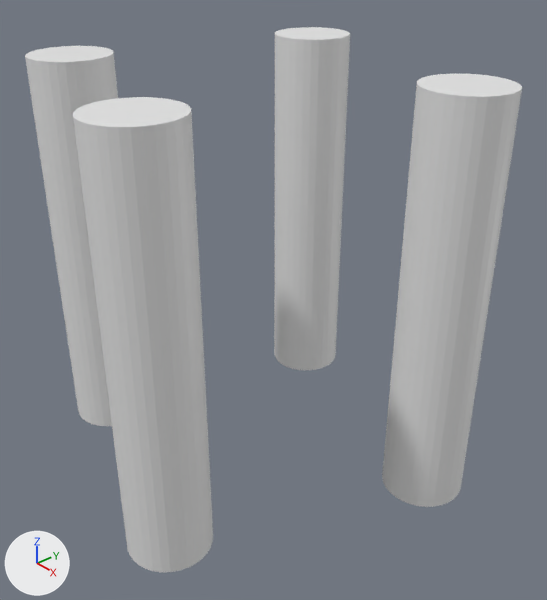
One commit to the Blender file Artwork/meshs/sugarcane.blend: the scene before it, then after it.
Before and after are seen from a 50 mm lens placed at (1.283, -1.059, 0.832), pointed at (0.046, 0.017, -0.051). Arrows for +X, +Y and +Z are at lower left; the lights stay in place.
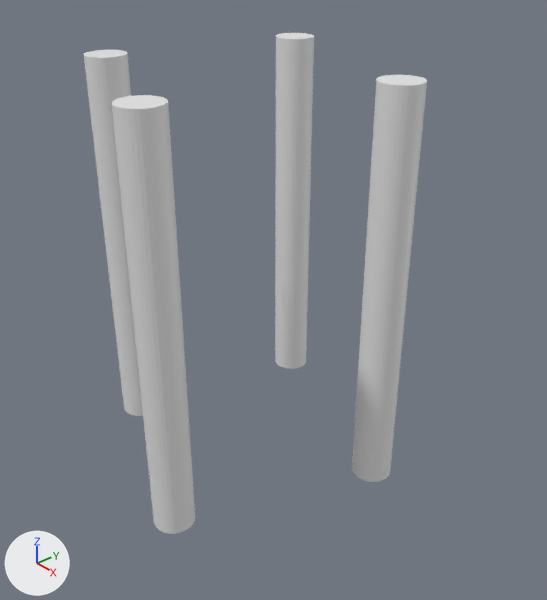
Commit message: Made the sugarcane thinner

Patch to the scene script:
```diff
--- a/Artwork/meshs/sugarcane.blend.py
+++ b/Artwork/meshs/sugarcane.blend.py
@@ me_cylinder_003 @@
 me_cylinder_003.from_pydata(...)  # 256 vertices, 136 faces; spans x -1.0..9.0, y -2.69..7.2, z -1.0..1.0
 # used by ob_cylinder_003; location = (-0.4, -0.22, 0.0); scale = (0.1, 0.1, 0.5)
+# me_cylinder_003 part 1: the loose piece of 64 vertices spanning x 7.0..9.0, y 3.33..5.33, z -1.0..1.0 is moved by (-4.2, 5.46, 0.0)
+# me_cylinder_003 part 2: the loose piece of 64 vertices spanning x 0.63..2.63, y 5.2..7.2, z -1.0..1.0 is moved by (-8.34, 7.44, 0.0)
+# me_cylinder_003 part 3: the loose piece of 64 vertices spanning x 4.46..6.46, y -2.69..-0.69, z -1.0..1.0 is moved by (-5.46, 1.69, 0.0)
+# me_cylinder_003 part 4: the loose piece of 64 vertices spanning x -1.0..1.0, y -1.0..1.0, z -1.0..1.0 is moved by (-8.85, 3.73, 0.0)
@@ ob_cylinder_003 @@
 ob_cylinder_003 = bpy.data.objects.new('Cylinder.003', me_cylinder_003)
-ob_cylinder_003.location = (-0.4, -0.22, 0.0)
-ob_cylinder_003.scale = (0.1, 0.1, 0.5)
+ob_cylinder_003.location = (0.098, -0.345, 0.0)
+ob_cylinder_003.scale = (0.05, 0.05, 0.5)
```

Location of each change, (x1, y1, x2, y2) in pixels of the pictures (547 x 600 px; the box of a moved part takes in the faces that stretch with it):
'Cylinder.003', reshaped, moved, rescaled (31% narrower, 8% shorter): before (25, 27, 522, 572); after (84, 33, 427, 534)
part 1 of me_cylinder_003, moved or reshaped: before (382, 74, 522, 507); after (352, 75, 427, 482)
part 2 of me_cylinder_003, moved or reshaped: before (274, 27, 350, 370); after (275, 33, 314, 369)
part 3 of me_cylinder_003, moved or reshaped: before (73, 97, 213, 572); after (112, 95, 195, 534)
part 4 of me_cylinder_003, moved or reshaped: before (25, 46, 118, 426); after (84, 50, 143, 416)
